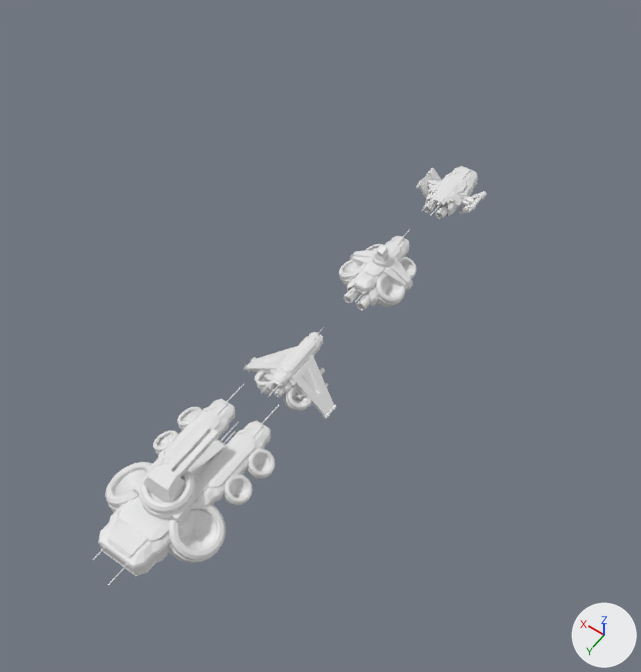
A saved change to the Blender file assets_source/enemies.blend.
The view is the same before and after, from a camera (50 mm lens) standing at (-40.6, 30.7, 89.0) and looking at (2.8, -30.1, -6.5). The axes (+X, +Y, +Z) are drawn at lower right. The lights are the same throughout.

Script lines for the objects in view, before the commit:
```python
ob_a = bpy.data.objects.new('a', me_humanshipanograv)
ob_a.location = (0.0, -60.0, 0.0)
ob_a.scale = (0.02, 0.02, 0.02)
ob_lancer_body = bpy.data.objects.new('lancer_body', me_humanshipbnograv)
ob_lancer_body.location = (0.0, -20.0, 0.0)
ob_lancer_body.scale = (0.02, 0.02, 0.02)
ob_laser_antigrav = bpy.data.objects.new('laser_antigrav', me_circle_002)
ob_laser_antigrav.location = (0.0, 0.0, 0.0)
ob_laser_antigrav.rotation_euler = (0.0, -0.0185, 0.0)  # degrees (0, -1.1, 0)
ob_laser_antigrav.scale = (2.0, 2.0, 2.0)
ob_laser_body = bpy.data.objects.new('laser_body', me_humanshipdnograv)
ob_laser_body.location = (0.0, 0.0, 0.0)
ob_laser_body.scale = (0.02, 0.02, 0.02)
ob_laser_turret = bpy.data.objects.new('laser_turret', me_turretgun)
ob_laser_turret.location = (-0.1, 2.6, 0.0)
ob_laser_turret.scale = (0.02, 0.02, 0.02)
ob_wasp_antigrav = bpy.data.objects.new('wasp_antigrav', me_circle_001)
ob_wasp_antigrav.location = (0.0, -40.0, 0.0)
ob_wasp_antigrav.scale = (2.0, 2.0, 2.0)
ob_wasp_body = bpy.data.objects.new('wasp_body', me_humanshipc_mesh_002)
ob_wasp_body.location = (0.0, -40.0, 0.0)
ob_wasp_body.scale = (2.0, 2.0, 2.0)
```
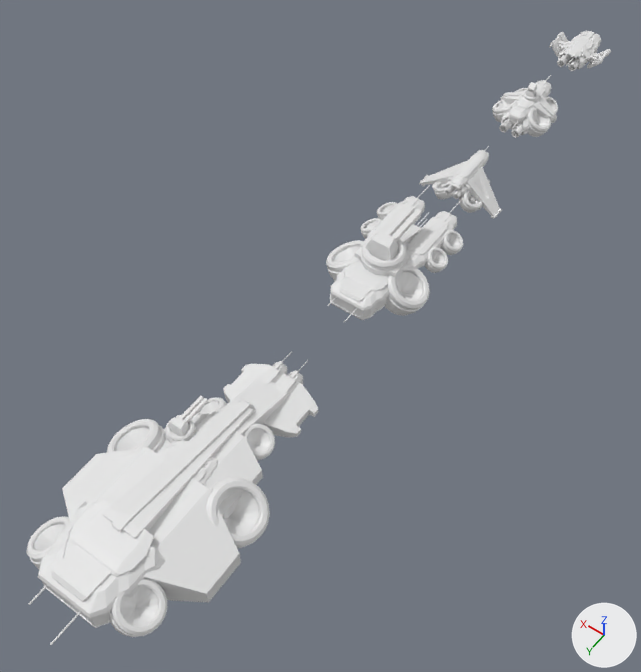
Commit message: Carrier and turrets.

Boxes (x1, y1, x2, y2) around the edits, measured in the pictures (641 x 672 px):
'carrier_body', added
    after: (27, 351, 318, 645)
'laser_body', moved
    before: (92, 384, 279, 586)
    after: (326, 185, 463, 322)
'lancer_body', moved
    before: (244, 327, 337, 419)
    after: (419, 146, 502, 219)
'wasp_body', moved
    before: (339, 229, 416, 311)
    after: (492, 75, 558, 138)
'laser_turret', moved
    before: (139, 424, 219, 519)
    after: (361, 205, 422, 276)
'a', moved
    before: (416, 166, 487, 219)
    after: (549, 31, 611, 71)
'carrier_antigrav', added
    after: (34, 401, 270, 626)
'laser_antigrav', moved
    before: (114, 410, 271, 550)
    after: (334, 205, 460, 301)
'carrier_turret', added
    after: (165, 396, 208, 443)
'wasp_antigrav', moved
    before: (343, 246, 414, 297)
    after: (496, 89, 556, 127)

The change, as a list of edits to the scene's bpy script:
```text
Add mat_initialshadinggroup_006:
    mat_initialshadinggroup_006 = principled_material('initialShadingGroup.006')
    mat_initialshadinggroup_006.base_color = (0.8, 0.8, 0.8)  # white #e7e7e7
Add mat_blinn1sg_006:
    mat_blinn1sg_006 = principled_material('blinn1SG.006')
    mat_blinn1sg_006.base_color = (0.8, 0.8, 0.8)  # white #e7e7e7
Add mat_blinn1sg_005:
    mat_blinn1sg_005 = principled_material('blinn1SG.005')
    mat_blinn1sg_005.base_color = (0.8, 0.8, 0.8)  # white #e7e7e7
Add mat_blinn2sg_004:
    mat_blinn2sg_004 = principled_material('blinn2SG.004')
    mat_blinn2sg_004.base_color = (0.8, 0.8, 0.8)  # white #e7e7e7
Add mat_initialshadinggroup_005:
    mat_initialshadinggroup_005 = principled_material('initialShadingGroup.005')
    mat_initialshadinggroup_005.base_color = (0.8, 0.8, 0.8)  # white #e7e7e7
Add me_circle_006:
    me_circle_006.from_pydata(...)  # 51 vertices, 48 faces; spans x -3.88..-0.87, y -3.94..6.11, z -0.17..1.2
Add me_turretgun_001:
    me_turretgun_001.from_pydata(...)  # 306 vertices, 318 faces; spans x -85.0..85.0, y -220.0..86.0, z 84.0..217.0
    # faces by material slot: [18, 300]
    me_turretgun_001.materials.append(mat_blinn1sg_006)  # white #e7e7e7
    me_turretgun_001.materials.append(mat_initialshadinggroup_006)  # white #e7e7e7
Add me_humanshipenograv:
    me_humanshipenograv.from_pydata(...)  # 3156 vertices, 3106 faces; spans x -542.0..536.0, y -1091.0..1091.0, z -157.0..253.0
    # faces by material slot: [2386, 188, 532]
    me_humanshipenograv.materials.append(mat_initialshadinggroup_005)  # white #e7e7e7
    me_humanshipenograv.materials.append(mat_blinn2sg_004)  # white #e7e7e7
    me_humanshipenograv.materials.append(mat_blinn1sg_005)  # white #e7e7e7
Change ob_a:
    ob_a.location: (0.0, -60.0, 0.0) -> (0.0, -103.0, 0.0)
Change ob_wasp_antigrav:
    ob_wasp_antigrav.location: (0.0, -40.0, 0.0) -> (0.0, -83.0, 0.0)
Change ob_wasp_body:
    ob_wasp_body.location: (0.0, -40.0, 0.0) -> (0.0, -83.0, 0.0)
Change ob_lancer_body:
    ob_lancer_body.location: (0.0, -20.0, 0.0) -> (0.0, -63.0, 0.0)
Change ob_laser_body:
    ob_laser_body.location: (0.0, 0.0, 0.0) -> (0.0, -43.0, 0.0)
Change ob_laser_antigrav:
    ob_laser_antigrav.location: (0.0, 0.0, 0.0) -> (0.0, -43.0, 0.0)
Change ob_laser_turret:
    ob_laser_turret.location: (-0.1, 2.6, 0.0) -> (-0.1, -40.4, 0.0)
Add ob_carrier_antigrav:
    ob_carrier_antigrav = bpy.data.objects.new('carrier_antigrav', me_circle_006)
    ob_carrier_antigrav.location = (0.0, 0.0, 0.0)
    ob_carrier_antigrav.rotation_euler = (0.0, -0.0185, 0.0)  # degrees (0, -1.1, 0)
    ob_carrier_antigrav.scale = (2.63, 2.63, 2.63)
    _m = ob_carrier_antigrav.modifiers.new('Mirror', 'MIRROR')
Add ob_carrier_turret:
    ob_carrier_turret = bpy.data.objects.new('carrier_turret', me_turretgun_001)
    ob_carrier_turret.location = (3.6, -3.9, 0.0)
    ob_carrier_turret.scale = (0.02, 0.02, 0.02)
Add ob_carrier_body:
    ob_carrier_body = bpy.data.objects.new('carrier_body', me_humanshipenograv)
    ob_carrier_body.location = (0.0, 0.0, 0.0)
    ob_carrier_body.scale = (0.02, 0.02, 0.02)
```
